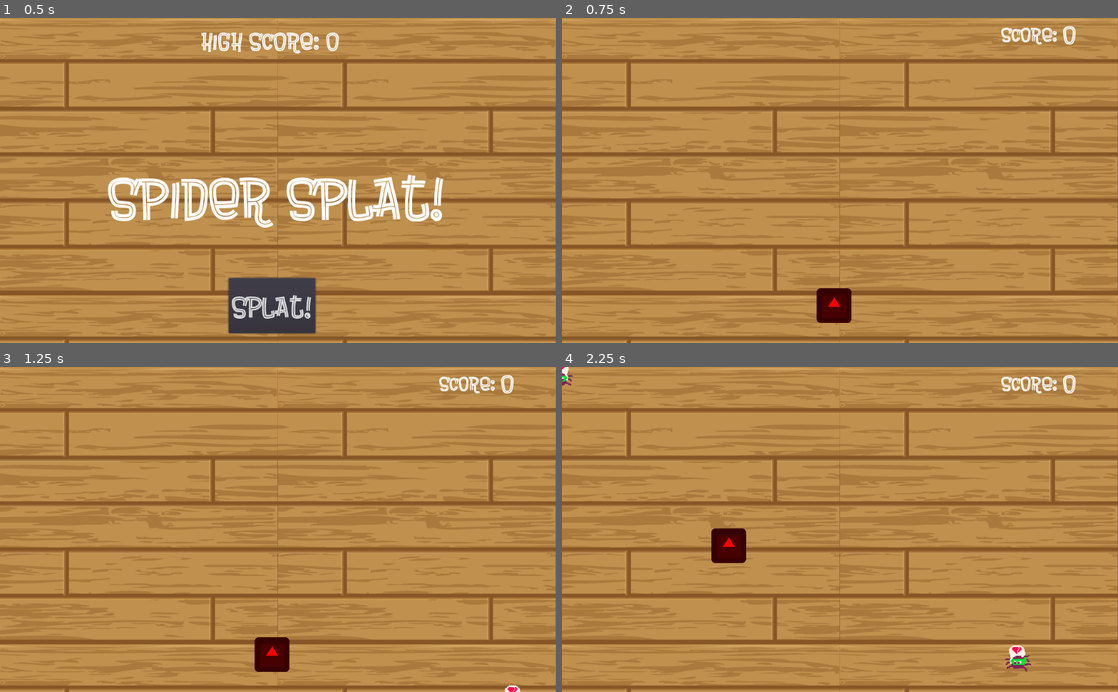
Above: before the commit, frames 1-4 (two rows, left to right).
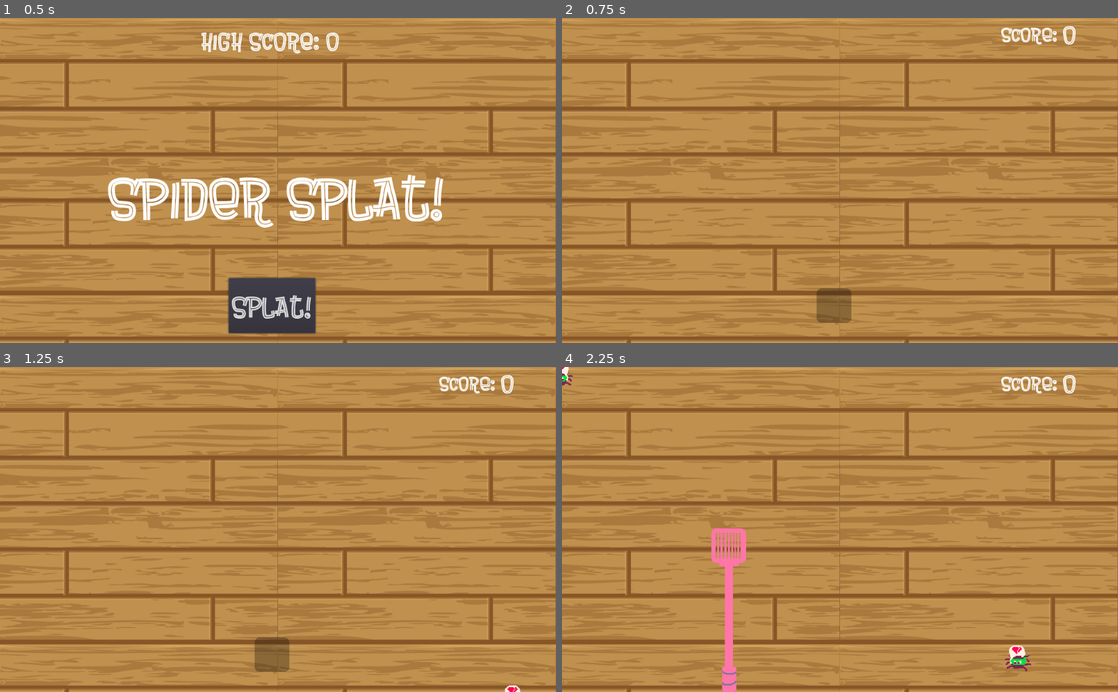
Above: after the commit, the same moments.

Repository: AtharvVohra/Spider-Swat
Game: Godot game, scene res://Scenes/Title.tscn
The game is run twice, just before and just after one commit, with the same random seed, the same clock (stepped at 60 frames per second) and the same inputs. The engine's default icon, where the game draws it, is replaced by a stand-in: a white triangle on a blue panel in a dark square.
Inputs (mouse positions are in pixels of both pictures, inside the frame that each line leads up to):
- Up to frame 1 (0.5 s): no input
- Up to frame 2 (0.75 s): click "SPLAT!" at 0.5 s
- Up to frame 3 (1.25 s): no input
- Up to frame 4 (2.25 s): move the mouse to (962, 513) at 1.27 s; hold Right (ui_right) 1.28-2.03 s; click (962, 513) at 1.35 s; move the mouse to (728, 545) at 2.02 s; hold Left (ui_left) from 2.03 s (still down); click (728, 545) at 2.1 s

Frame 1 is identical in both runs. In frame 2, 0.7% of the frame differs, in the area x 45-53%, y 83-94%; in frame 3, 0.7%; in frame 4, 1.4%, in the area x 26-34%, y 49-100%.

Commit message:
Added fly swatter

Diff:
--- a/Scenes/Splatter.tscn
+++ b/Scenes/Splatter.tscn
@@ -1,15 +1,16 @@
-[gd_scene load_steps=5 format=2]
+[gd_scene load_steps=6 format=2]
 
 [ext_resource path="res://Scripts/Splatter.gd" type="Script" id=1]
-[ext_resource path="res://Assets/icon.png" type="Texture" id=2]
+[ext_resource path="res://Assets/swatter/shadow.png" type="Texture" id=2]
 [ext_resource path="res://Assets/sound/Splat-SoundBible.com-1826190667.wav" type="AudioStream" id=3]
+[ext_resource path="res://Assets/swatter/swatter.png" type="Texture" id=4]
 
 [sub_resource type="RectangleShape2D" id=1]
 
 custom_solver_bias = 0.0
 extents = Vector2( 10, 10 )
 
-[node name="Splatter" type="Area2D"]
+[node name="Splatter" type="Area2D" index="0"]
 
 input_pickable = true
 gravity_vec = Vector2( 0, 1 )
@@ -26,9 +27,9 @@
 
 modulate = Color( 1, 0, 0, 1 )
 self_modulate = Color( 1, 0.03125, 0.03125, 1 )
-z_index = 1
+z_index = 10
 texture = ExtResource( 2 )
-_sections_unfolded = [ "Transform", "Visibility", "Z Index" ]
+_sections_unfolded = [ "Offset", "Transform", "Visibility", "Z Index" ]
 
 [node name="CollisionShape2D" type="CollisionShape2D" parent="." index="1"]
 
@@ -44,3 +45,20 @@
 autoplay = false
 mix_target = 0
 bus = "Master"
+
+[node name="Swat" type="Timer" parent="." index="3"]
+
+process_mode = 1
+wait_time = 0.25
+one_shot = false
+autostart = false
+
+[node name="Sprite2" type="Sprite" parent="." index="4"]
+
+visible = false
+z_index = 10
+texture = ExtResource( 4 )
+offset = Vector2( 0, 128 )
+_sections_unfolded = [ "Offset", "Transform", "Z Index" ]
+
+[connection signal="timeout" from="Swat" to="." method="_on_Swat_timeout"]
--- a/Scenes/World.tscn
+++ b/Scenes/World.tscn
@@ -31,7 +31,7 @@
 font_data = ExtResource( 4 )
 _sections_unfolded = [ "Font", "Settings" ]
 
-[node name="World" type="Node2D" index="0" groups=[
+[node name="World" type="Node2D" groups=[
 "Spooders",
 ]]
 
--- a/Scripts/Splatter.gd
+++ b/Scripts/Splatter.gd
@@ -4,6 +4,8 @@
 var worldscript = load("res://Scripts/World.gd").new()
 onready var spawntimer = self.get_parent().get_node("Spawntimer")
 onready var pointstext = self.get_parent().get_node("Points")
+var shadow = load("res://Assets/swatter/shadow.png")
+var swatter = load("res://Assets/swatter/swatter.png")
 
 func _ready():
 	print(globals.points)
@@ -17,6 +19,8 @@
 	self.position = mousepos
 
 	if Input.is_action_just_pressed("ui_lmbclick"):
+		$Sprite2.show()
+		$Sprite.hide()
 		# kill the spider by getting the collision instance and then calling the queue free
 		# play the swat anim
 		# play sound effect
@@ -45,3 +49,8 @@
 				spawntimer.wait_time = 0.1
 			if globals.spiderCount >= 180:
 				spawntimer.wait_time -= worldscript.INTERVAL
+		$Swat.start()
+
+func _on_Swat_timeout():
+	$Sprite2.hide()
+	$Sprite.show()
--- a/project.godot
+++ b/project.godot
@@ -12,7 +12,7 @@
 
 config/name="Spider-Swat"
 run/main_scene="res://Scenes/Title.tscn"
-config/icon="res://icon.png"
+config/icon="res://Assets/icon-new.png"
 
 [autoload]
 
Binary file added: Assets/swatter/shadow.png
Not shown, added: Assets/swatter/shadow.png.import
Binary file added: Assets/swatter/swatter.ase
Binary file added: Assets/swatter/swatter.png
Not shown, added: Assets/swatter/swatter.png.import
